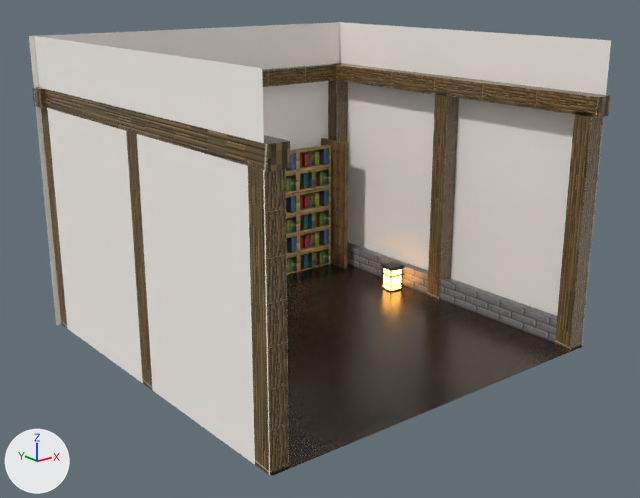
Two versions of the glTF model public/animations/background.glb, one commit apart.
One viewpoint serves both versions: a 50 mm lens placed at (-23.4, -28.4, 15.5), pointed at (-0.7, -0.1, 4.2). The axes (+X, +Y, +Z) are drawn at lower left. The lights are the same throughout. Where no turn or scale is listed for an object, it has been applied to the vertices. Vertices at the same position are counted once.

Objects in the first picture: 'fa2b83068c33fce69f50ee7c98de0ffb'.
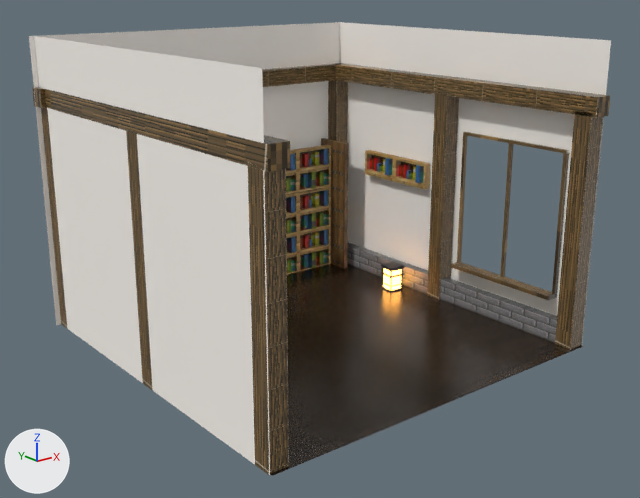
The newer file is also turned or shifted as a whole; pictures and numbers use the older file's frame.

Location of each change, (x1, y1, x2, y2) in pixels of the pictures (640 x 498 px):
part 1 of me_fa2b83068c33fce69f50ee7c98de0ffb, added (brown)
    after: (394, 157, 430, 189)
part 2 of me_fa2b83068c33fce69f50ee7c98de0ffb, added (brown)
    after: (365, 150, 399, 181)
part 3 of me_fa2b83068c33fce69f50ee7c98de0ffb, built on
    both: (340, 22, 611, 345)

What the commit changed:
me_fa2b83068c33fce69f50ee7c98de0ffb is used by ob_fa2b83068c33fce69f50ee7c98de0ffb; location (-0.14, 2.07, -0.02).
me_fa2b83068c33fce69f50ee7c98de0ffb had 2536 vertices, 4766 faces and spanned x -8.9..8.3, y -9.9..7.1, z -0.1..13.0.
me_fa2b83068c33fce69f50ee7c98de0ffb now has 3056 vertices, 5696 faces and spans x -8.9..8.3, y -9.9..7.1, z -0.1..13.0.
me_fa2b83068c33fce69f50ee7c98de0ffb part 1: a new loose piece of 225 vertices spanning x 7.6..8.0, y -0.2..2.0, z 5.2..6.5, in mat_ef4680bb4fbbef156a0653f80b05ef34_001 (picture img_ef4680bb4fbbef156a0653f80b05ef34).
me_fa2b83068c33fce69f50ee7c98de0ffb part 2: a new loose piece of 221 vertices spanning x 7.6..8.0, y 2.0..4.3, z 5.2..6.5, in mat_ef4680bb4fbbef156a0653f80b05ef34 (picture img_ef4680bb4fbbef156a0653f80b05ef34).
Part 3, on me_fa2b83068c33fce69f50ee7c98de0ffb:
2 faces are deleted.
55 vertices are added at x 7.4..8.0, y -9.7..6.9, z 0.0..13.0.
10 new vertices lie (0.0, -2.6, 0.0) away from vertices in x 7.4..8.0, y -2.5, z 0.0..13.0.
9 new vertices lie (0.0, 2.8, 0.0) away from vertices in x 7.4..8.0, y -8.1, z 0.0..13.0.
54 new faces join them, mat_material_009 (white #fcf7f0).
8 new faces join them, mat_material_034 (picture img_8c13f3414340b5595ceb1807e7d9d5f8).
70 new faces join them, mat_material_035 (picture img_8c13f3414340b5595ceb1807e7d9d5f8).
